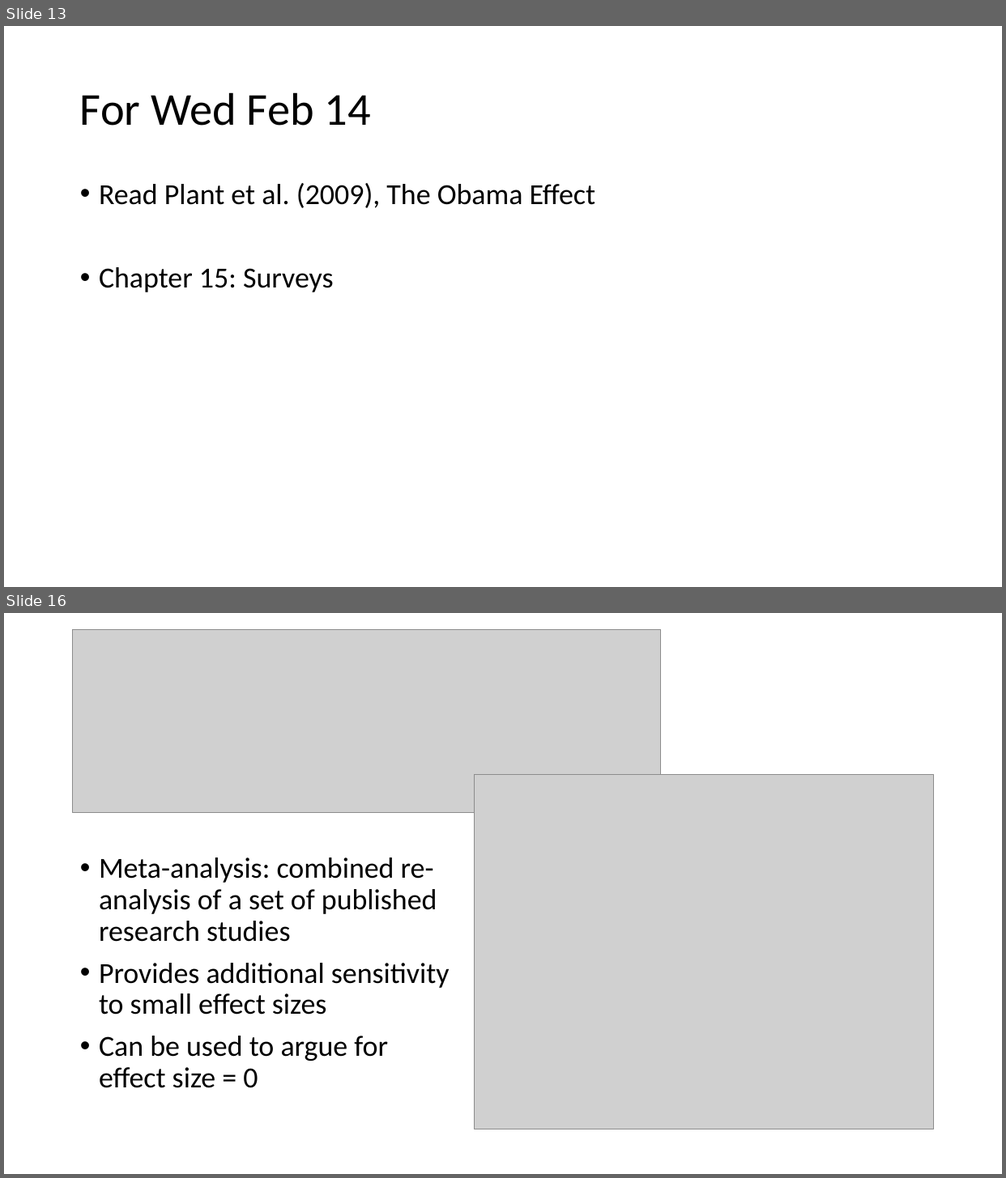
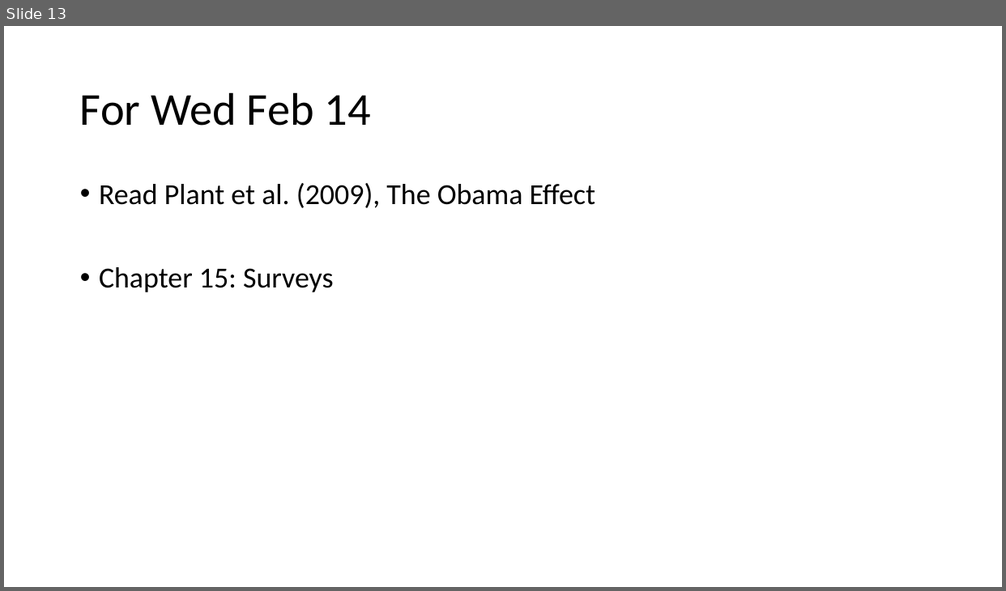
Before and after one commit to preber/Research-Methods, a slide deck: Class Slides 2024/Class 17.pptx. Shown one above the other, each under a label of ours: slides 13 and 16 before the commit, slide 13 after it; the slides between them are not shown. The pictures are 1006x1178 and 1006x591 pixels, drawn with LibreOffice and Linux fonts; fonts in the diff are those of the drawing; grey boxes stand for pictures. Boxes give left, top, right and bottom in pixels: in the first picture for what was removed or moved away, otherwise in the second. Text is boxed around its words. In the diff, an @@ line names an element or a change of style, - is before the commit and + after.

```diff
--- a/Class Slides 2024/Class 17.pptx
+++ b/Class Slides 2024/Class 17.pptx
@@ slide 16 removed at bbox=[4, 613, 1002, 1174], background #FFFFFF @@
@@ picture removed at bbox=[73, 629, 661, 813] @@
@@ picture removed at bbox=[474, 775, 933, 1130] @@
@@ text removed at bbox=[99, 858, 450, 1088] @@
-• Meta-analysis: combined re-analysis of a set of published research studies
-• Provides additional sensitivity to small effect sizes
-• Can be used to argue for effect size = 0
```
Also in this commit, not shown: 5 other slides removed, 1 other file.
